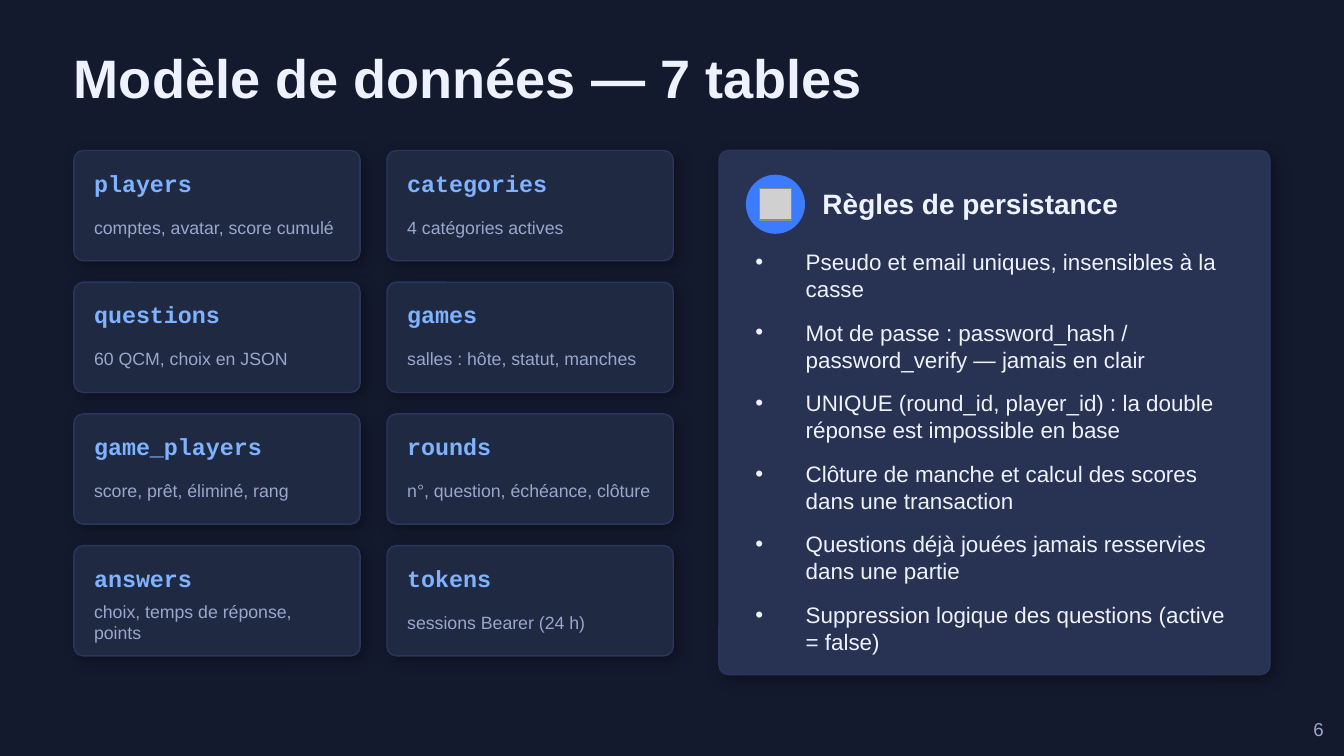
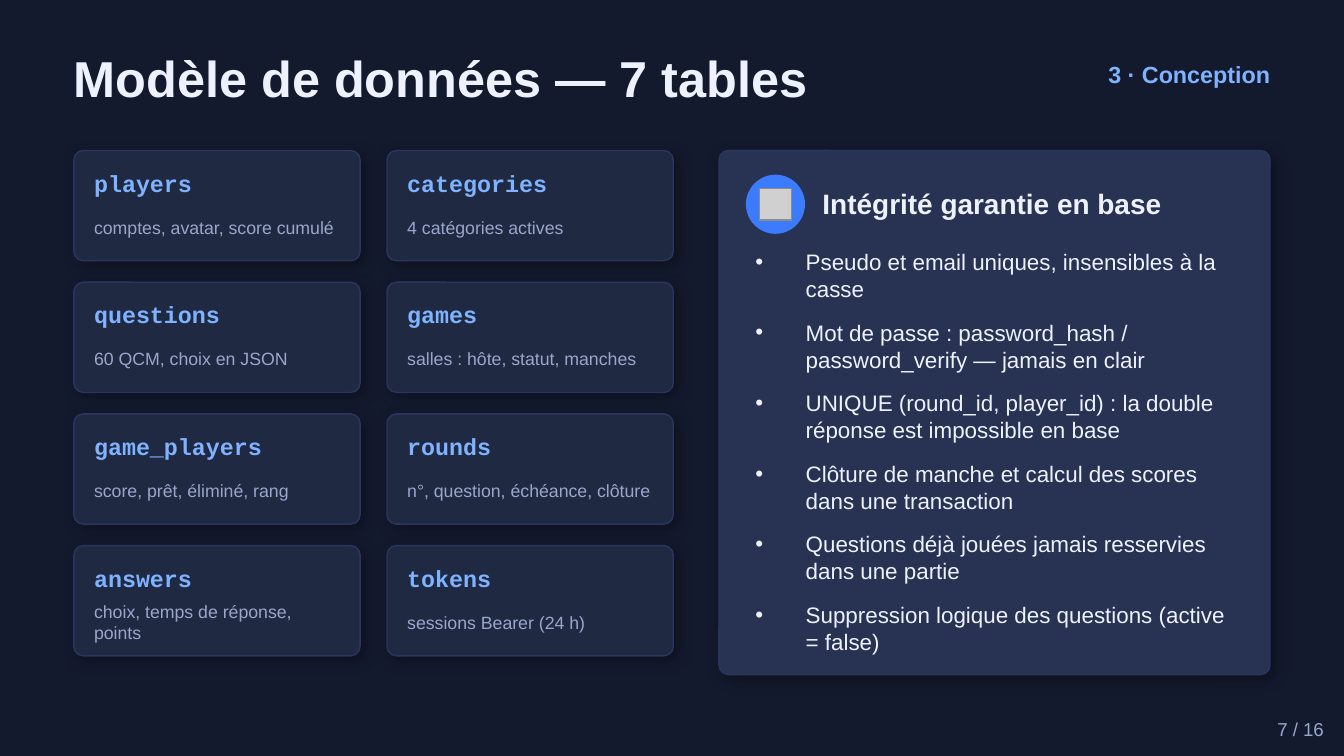
Before and after one commit to AdaMakchi/android-project-adham-marrakchi, a slide deck: slide 7 of docs/Soutenance_QuizArena.pptx (slide 6 before the commit). Drawn at 1344x756 pixels with LibreOffice and Linux fonts; fonts in the diff are those of the drawing; grey boxes stand for pictures. Boxes give left, top, right and bottom in pixels: in the first picture for what was removed or moved away, otherwise in the second. Text is boxed around its words. In the diff, an @@ line names an element or a change of style, - is before the commit and + after.

```diff
--- a/docs/Soutenance_QuizArena.pptx
+++ b/docs/Soutenance_QuizArena.pptx
@@ text "Modèle de données — 7 ..." at <box>74,60,808,98</box>: size 29 to 27 pt @@
@@ text added at <box>1108,66,1270,88</box>, 12.5 pt, text #7FB2FF, bold @@
+3 · Conception
@@ text at <box>822,193,1161,219</box>: text changed @@
-Règles de persistance
+Intégrité garantie en base
@@ text added at <box>1277,723,1324,736</box>, 10 pt, text #9AA7CC @@
+7 / 16
```
Also in this commit, not shown: 6 other slides changed, 9 slides added, 5 slides removed.
